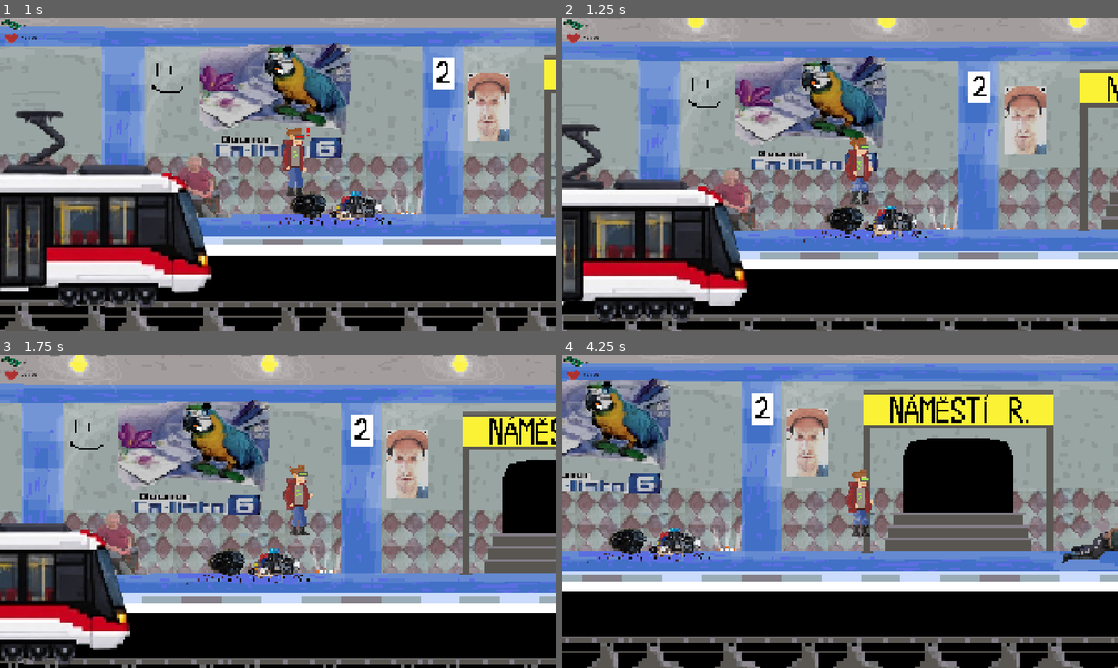
Above: before the commit, frames 1-4 (two rows, left to right).
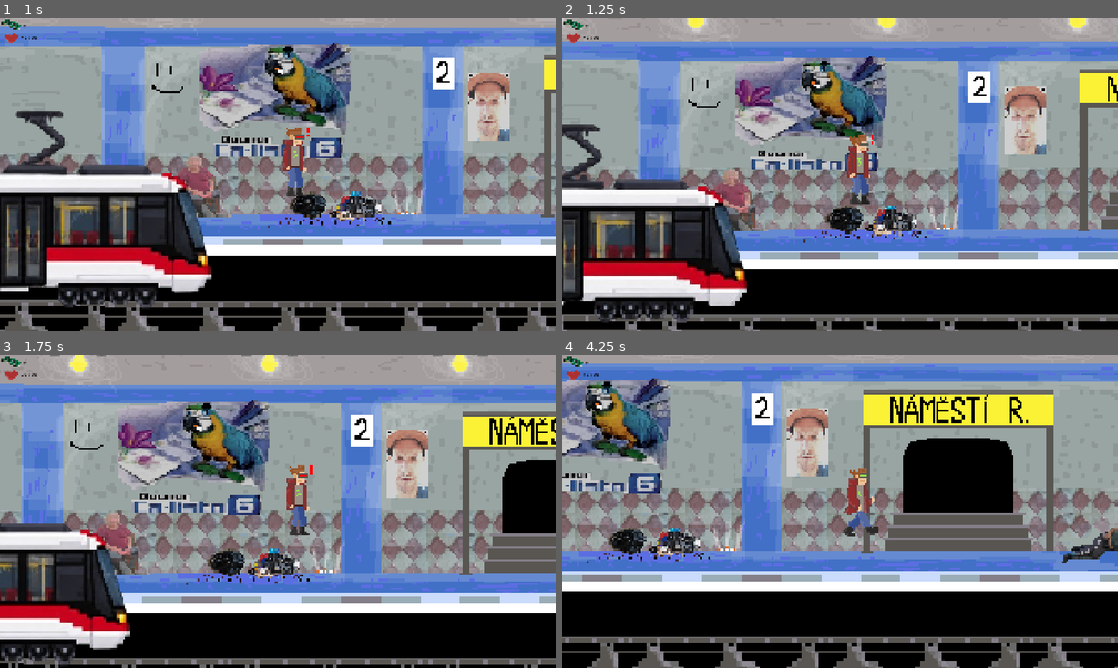
Above: after the commit, the same moments.

Repository: NetoCZ/Metro
Game: Godot game, scene res://Scenes/Zastavka.tscn
The game is run twice, just before and just after one commit, with the same random seed, the same clock (stepped at 60 frames per second) and the same inputs. This scene is started directly instead of the project's main scene.
Inputs:
- Up to frame 1 (1 s): tap Enter (ui_accept) at 0.5 s; hold D (move_right) from 0.53 s (still down); hold F (attack) from 0.53 s (still down); tap Space (move_jump) at 0.77 s; tap P (hurt) at 0.8 s
- Up to frame 2 (1.25 s): keep holding D (move_right); keep holding F (attack); tap Space (move_jump) at 1.07 s
- Up to frame 3 (1.75 s): keep holding D (move_right); release F (attack) at 1.28 s; tap P (hurt) at 1.35 s; tap Space (move_jump) at 1.52, 1.55 s
- Up to frame 4 (4.25 s): tap Space (move_jump) at 1.82, 2.1, 3.02, 3.32, 3.77, 3.8, 4.07 s; release D (move_right) at 2.03 s; hold A (move_left) 2.03-2.78 s; hold F (attack) 2.03-2.78 s; hold D (move_right) from 2.78 s (still down); tap F (attack) at 2.85 s; tap P (hurt) at 3.05 s; hold P (hurt) from 3.53 s (still down)

Frame 1 is identical in both runs. In frame 2, 0.4% of the frame differs, in the area x 50-56%, y 37-60%; in frame 3, 0.1%; in frame 4, 0.8%, in the area x 18-91%, y 4-100%.

Commit message:
sex menu

Diff:
--- a/Game_state.gd
+++ b/Game_state.gd
@@ -1,28 +1,37 @@
 extends Node
 
+signal ram_changed(amount: int)
+signal hp_changed(current_hp: int, max_hp: int)
+
 var flags: Dictionary = {}
-
 var saved_weapon: WeaponData = null
 var moop_picked: bool = false
+
+var ram: int = 0
+var current_hp: int = -1   # -1 = ještě nenastaveno
+var max_hp: int = 50
+var is_rapos: bool = false
+
 
 func set_flag(flag_name: String) -> void:
 	flags[flag_name] = true
 
+
 func has_flag(flag_name: String) -> bool:
 	return flags.get(flag_name, false)
 
-signal ram_changed(amount: int)
-
-var ram: int = 0
 
 func add_ram(amount: int) -> void:
 	ram += amount
 	ram_changed.emit(ram)
 
-signal hp_changed(current_hp: int, max_hp: int)
 
-var current_hp: int = -1
-var max_hp: int = 50
+func spend_ram(amount: int) -> bool:
+	if ram < amount:
+		return false
+	ram -= amount
+	ram_changed.emit(ram)
+	return true
 
 
 func set_hp(current: int, maximum: int) -> void:
--- a/Scenes/Intro/intro.tscn
+++ b/Scenes/Intro/intro.tscn
@@ -1,7 +1,7 @@
 [gd_scene format=3 uid="uid://b6w7e68ar5t6l"]
 
 [ext_resource type="Script" uid="uid://to04i3n1hkvh" path="res://Scenes/Intro/Intro.gd" id="1_theht"]
-[ext_resource type="Texture2D" uid="uid://ciovu1xt1mlun" path="res://Scenes/Intro/tutorial.png" id="2_theht"]
+[ext_resource type="Texture2D" uid="uid://y0uu78xtrgp6" path="res://Scenes/Intro/tutorialXXL.png" id="2_theht"]
 
 [node name="Intro" type="Control" unique_id=1482085850]
 layout_mode = 3
--- /dev/null
+++ b/Scenes/Nene/Nene.gd
@@ -0,0 +1,10 @@
+extends Area2D
+
+
+
+func _process(_delta):
+	if Input.is_key_pressed(KEY_E):
+		for body in get_overlapping_bodies():
+			if body.is_in_group("player"):
+				body.make_rapos()
+				queue_free()
--- /dev/null
+++ b/Scenes/Nene/Nene.tscn
@@ -0,0 +1,18 @@
+[gd_scene format=3 uid="uid://1kmefnqw8b3u"]
+
+[ext_resource type="Script" uid="uid://k3jnvrwukduw" path="res://Scenes/Nene/Nene.gd" id="1_6hc06"]
+[ext_resource type="Texture2D" uid="uid://c3oc6k08840ov" path="res://Scenes/Nene/item_kouzelnebonbony.png" id="2_3yr4m"]
+
+[sub_resource type="RectangleShape2D" id="RectangleShape2D_6cy5s"]
+size = Vector2(64, 50)
+
+[node name="Nene" type="Area2D" unique_id=675162552]
+script = ExtResource("1_6hc06")
+
+[node name="Sprite2D" type="Sprite2D" parent="." unique_id=374828665]
+position = Vector2(31, 23)
+texture = ExtResource("2_3yr4m")
+
+[node name="CollisionShape2D" type="CollisionShape2D" parent="." unique_id=954155314]
+position = Vector2(32, 30)
+shape = SubResource("RectangleShape2D_6cy5s")
--- a/Scenes/Player/player.tscn
+++ b/Scenes/Player/player.tscn
@@ -15,6 +15,9 @@
 [ext_resource type="Texture2D" uid="uid://epoljmq5l1be" path="res://Scenes/Player/assets/jumping2.png" id="9_ks1b7"]
 [ext_resource type="Texture2D" uid="uid://dm1ek5bj63hsm" path="res://Scenes/Player/assets/run6.png" id="10_74mp2"]
 [ext_resource type="Texture2D" uid="uid://cr6aw6kc5jcc8" path="res://Scenes/Player/assets/jumping3.png" id="10_hnuln"]
+[ext_resource type="Texture2D" uid="uid://xnrde6b5xrgk" path="res://Scenes/Player/assets/RAPOS1.png" id="10_rcvs5"]
+[ext_resource type="Texture2D" uid="uid://cm8c4djfn8kej" path="res://Scenes/Player/assets/RAPOS2.png" id="11_h8ma5"]
+[ext_resource type="Texture2D" uid="uid://dhx6hhffe1pon" path="res://Scenes/Player/assets/RAPOS3.png" id="12_eksi1"]
 [ext_resource type="AudioStream" uid="uid://bm24devykudbu" path="res://Scenes/Enemy/Assets/classic_hurt.mp3" id="16_r5xpd"]
 [ext_resource type="AudioStream" uid="uid://bqi7grcgh4epf" path="res://Assets/kroky.mp3" id="17_ks1b7"]
 
@@ -67,6 +70,20 @@
 }, {
 "frames": [{
 "duration": 1.0,
+"texture": ExtResource("10_rcvs5")
+}, {
+"duration": 1.0,
+"texture": ExtResource("11_h8ma5")
+}, {
+"duration": 1.0,
+"texture": ExtResource("12_eksi1")
+}],
+"loop": 1,
+"name": &"rapos",
+"speed": 5.0
+}, {
+"frames": [{
+"duration": 1.0,
 "texture": ExtResource("3_dd0ac")
 }, {
 "duration": 1.0,
@@ -108,7 +125,7 @@
 [node name="AnimatedSprite2D" type="AnimatedSprite2D" parent="CharacterBody2D" unique_id=557623127]
 scale = Vector2(1, 0.99999994)
 sprite_frames = SubResource("SpriteFrames_wdocy")
-animation = &"idle"
+animation = &"rapos"
 autoplay = "idle"
 
 [node name="WeaponHolder" type="Node2D" parent="CharacterBody2D" unique_id=280112700]
--- a/Scenes/Player/playerMovement.gd
+++ b/Scenes/Player/playerMovement.gd
@@ -9,7 +9,6 @@
 
 @onready var animated_sprite: AnimatedSprite2D = $AnimatedSprite2D
 @onready var damage = $damage
-@onready var kroky = $kroky
 
 #Weapon Inicalization
 @export var base_weapon_scene: PackedScene
@@ -41,7 +40,6 @@
 
 	if Input.is_action_just_pressed("move_jump") and is_on_floor():
 		velocity.y = JUMP_VELOCITY
-		animated_sprite.play("jump")
 	var direction := Input.get_axis("move_left", "move_right")
 
 	if direction != 0:
@@ -66,9 +64,10 @@
 
 	# během animace hit se nepřepínají ostatní animace
 	if not is_hit:
-		if not is_on_floor():
+		if GameState.is_rapos:
+			animated_sprite.play("rapos")
+		elif not is_on_floor():
 			animated_sprite.stop()
-			animated_sprite.play("jump")
 		elif direction != 0:
 			if animated_sprite.animation != "run":
 				animated_sprite.play("run")
@@ -79,13 +78,14 @@
 
 #Enquip (Not Done)
 func equip_weapon(data: WeaponData) -> void:
-	if data == null or base_weapon_scene == null:
+	if data == null:
 		return
 
-	# Удаляем старое оружие
+	if base_weapon_scene == null:
+		return
+
 	if is_instance_valid(current_weapon):
 		current_weapon.queue_free()
-		current_weapon = null
 
 	var weapon := base_weapon_scene.instantiate() as BaseWeapon
 
@@ -93,8 +93,8 @@
 		return
 
 	weapon_holder.add_child(weapon)
+	weapon.setup(data)
 	current_weapon = weapon
-	weapon.setup(data)
 
 	GameState.saved_weapon = data
 
@@ -115,6 +115,18 @@
 
 	hp_changed.emit(current_hp, max_hp)
 
+#Rapos
+func make_rapos() -> void:
+	GameState.is_rapos = true
+
+#Heal
+func heal(amount: int) -> void:
+	if is_dead:
+		return
+	current_hp = min(current_hp + amount, max_hp)
+	hp_changed.emit(current_hp, max_hp)
+	GameState.set_hp(current_hp, max_hp)
+
 #Attack
 func attack() -> void:
 	if is_dead:
@@ -128,6 +140,7 @@
 
 	current_weapon.play_swing()
 	current_weapon.attack()
+
 func die() -> void:
 	is_dead = true
 	is_hit = false
@@ -154,7 +167,6 @@
 
 	is_hit = true
 	animated_sprite.play("hit")
-	print("e")
 
 	var my_hit_time := Time.get_ticks_msec()
 	last_hit_time = my_hit_time
@@ -174,10 +186,3 @@
 		attack()
 	if event.is_action_pressed("hurt"):
 		take_damage(10)
-
-func heal(amount: int) -> void:
-	if is_dead:
-		return
-	current_hp = min(current_hp + amount, max_hp)
-	hp_changed.emit(current_hp, max_hp)
-	GameState.set_hp(current_hp, max_hp)
--- a/Scenes/Zastavka.tscn
+++ b/Scenes/Zastavka.tscn
@@ -13,6 +13,7 @@
 [ext_resource type="Script" uid="uid://by7amjys6pcn" path="res://Scenes/Bezdak_zona.gd" id="10_7rsvt"]
 [ext_resource type="AudioStream" uid="uid://nrqb56aiygct" path="res://Assets/freesound_community-cough-46034.mp3" id="10_dfw68"]
 [ext_resource type="AudioStream" uid="uid://b42xcqtxroq20" path="res://Assets/goofy-ahh-weird-sounds-meme-mp3.mp3" id="11_dfw68"]
+[ext_resource type="PackedScene" uid="uid://1kmefnqw8b3u" path="res://Scenes/Nene/Nene.tscn" id="14_qa7tr"]
 
 [sub_resource type="RectangleShape2D" id="RectangleShape2D_tvscu"]
 size = Vector2(3486, 30.75)
@@ -24,7 +25,7 @@
 size = Vector2(25, 824)
 
 [sub_resource type="CircleShape2D" id="CircleShape2D_unrny"]
-radius = 184.1331
+radius = 93.193344
 
 [sub_resource type="CircleShape2D" id="CircleShape2D_4aany"]
 radius = 181.0
@@ -128,3 +129,19 @@
 [node name="bezdak" type="AudioStreamPlayer" parent="BezdakZona" unique_id=862283387]
 stream = ExtResource("11_dfw68")
 volume_db = 4.917
+
+[node name="Nene" parent="." unique_id=675162552 instance=ExtResource("14_qa7tr")]
+position = Vector2(2607, 628)
+
+[node name="proxcheck2" type="Area2D" parent="." unique_id=830046645]
+position = Vector2(1533, 344)
+script = ExtResource("5_kt5ld")
+
+[node name="CollisionShape2D" type="CollisionShape2D" parent="proxcheck2" unique_id=334787456]
+position = Vector2(1104, 266)
+shape = SubResource("CircleShape2D_unrny")
+
+[node name="Popup" type="Sprite2D" parent="proxcheck2" unique_id=422120589]
+position = Vector2(1203.9999, 288)
+scale = Vector2(1.46, 1.6)
+texture = ExtResource("6_vmmyc")
Binary file removed: Scenes/Intro/tutorial.png
Binary file added: Scenes/Intro/tutorialXXL.png
Not shown, added: Scenes/Intro/tutorialXXL.png.import
Not shown, added: Scenes/Nene/Nene.gd.uid
Binary file added: Scenes/Nene/item_kouzelnebonbony.png
Not shown, added: Scenes/Nene/item_kouzelnebonbony.png.import
Binary file added: Scenes/Player/RAPOS1.png
Not shown, added: Scenes/Player/RAPOS1.png.import
Binary file added: Scenes/Player/RAPOS2.png
Not shown, changed: Scenes/Player/RAPOS2.png.import
Binary file added: Scenes/Player/RAPOS3.png
Not shown, changed: Scenes/Player/RAPOS3.png.import
(and 7 more such lines)
